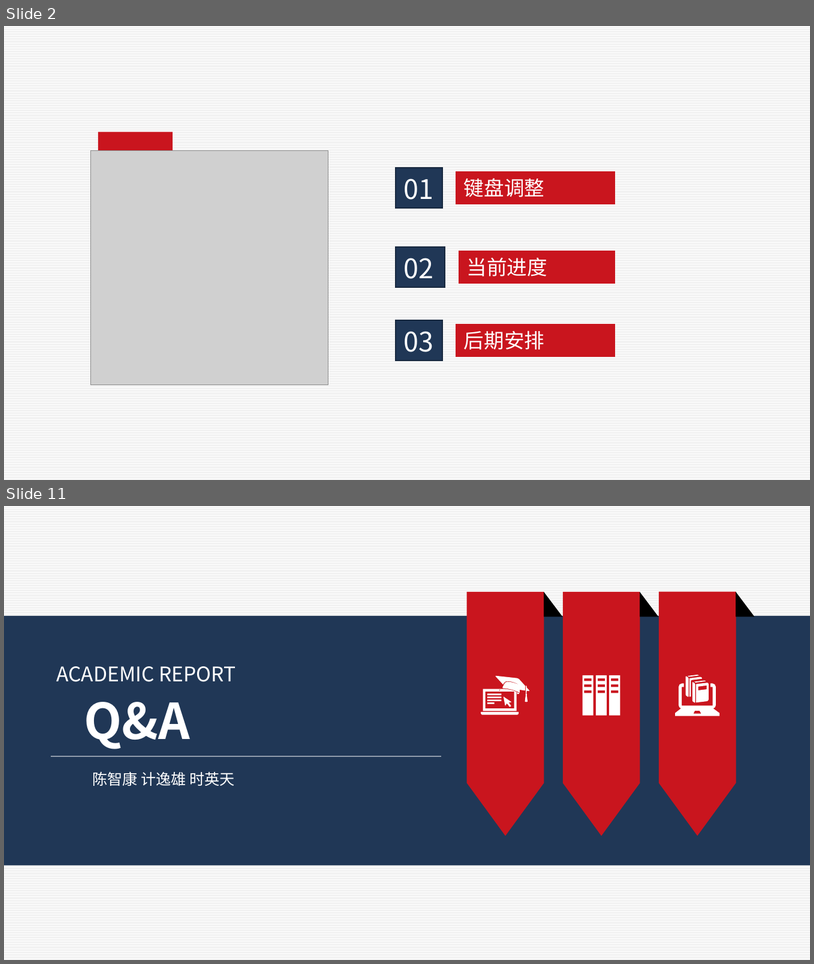
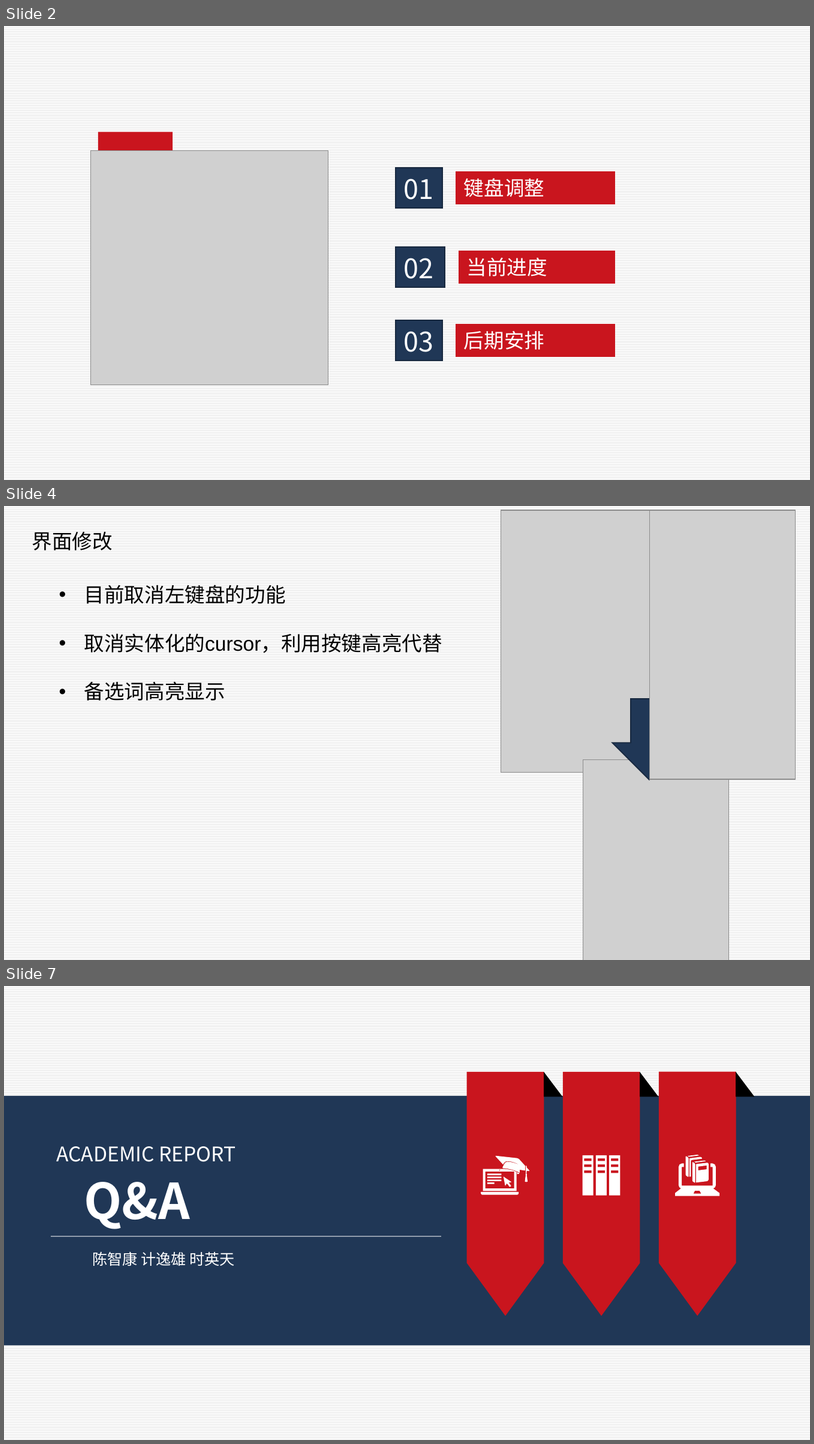
Before and after one commit to jiyixiong/keyboard, a slide deck: 人机交互.pptx. Shown one above the other, each under a label of ours: slides 2 and 11 before the commit, slides 2, 4 and 7 after it; the slides between them are not shown. The pictures are 814x964 and 814x1444 pixels, drawn with LibreOffice and Linux fonts; fonts in the diff are those of the drawing; grey boxes stand for pictures. Boxes give left, top, right and bottom in pixels: in the first picture for what was removed or moved away, otherwise in the second. Text is boxed around its words. In the diff, an @@ line names an element or a change of style, - is before the commit and + after.

```diff
--- a/人机交互.pptx
+++ b/人机交互.pptx
@@ slide 4 added at [4,506,810,960], background pattern #F2F2F2 on #FFFFFF @@
@@ picture added at [501,510,651,772] @@
@@ picture added at [650,510,796,778] @@
@@ text added at [32,532,113,550], 18 pt, text #000000 @@
+界面修改
@@ text added at [84,585,443,700], 18 pt, text #000000 @@
+• 目前取消左键盘的功能
+• 取消实体化的cursor，利用按键高亮代替
+• 备选词高亮显示
@@ down arrow added at [613,699,687,780], fill #203756, outline #182940 1 pt @@
@@ picture added at [584,759,730,960] @@
@@ what was slide 11 is now slide 7 @@
```
Also in this commit, not shown: 1 slide changed, 2 other slides added, 7 slides removed, 1 other file.
